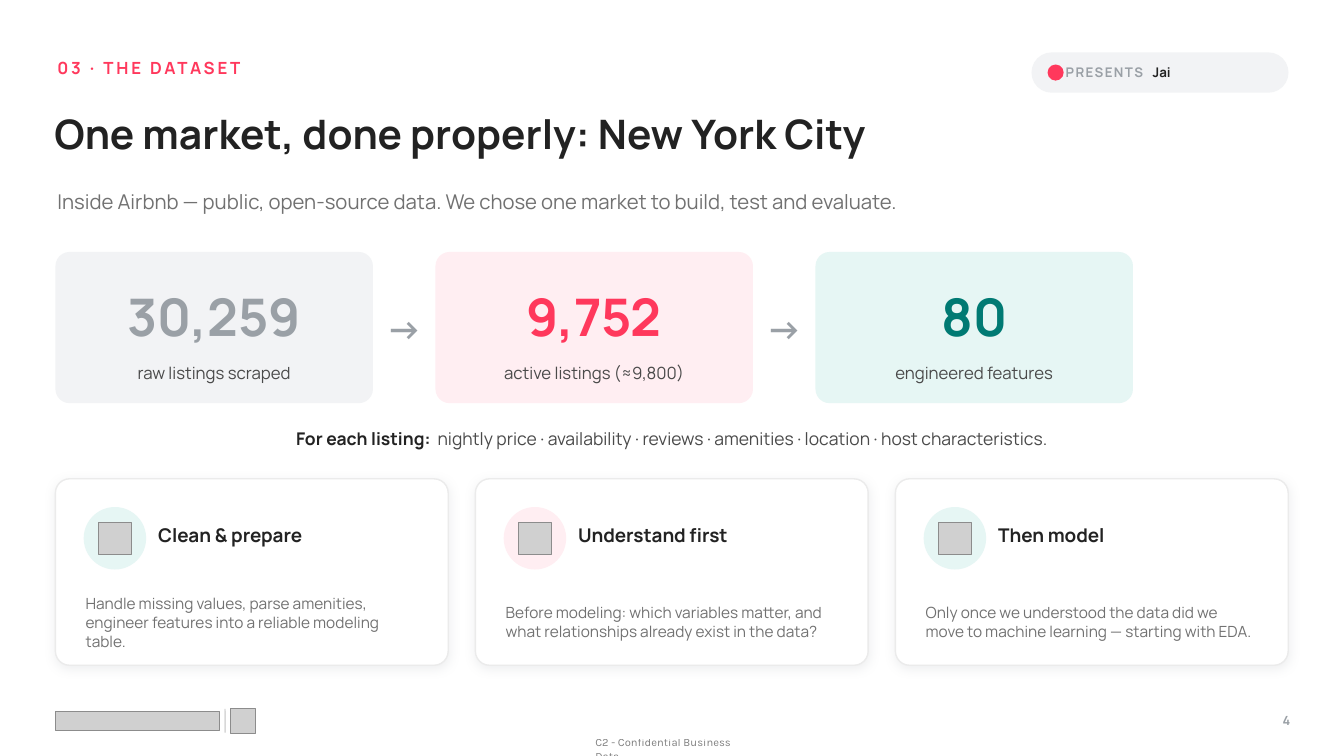
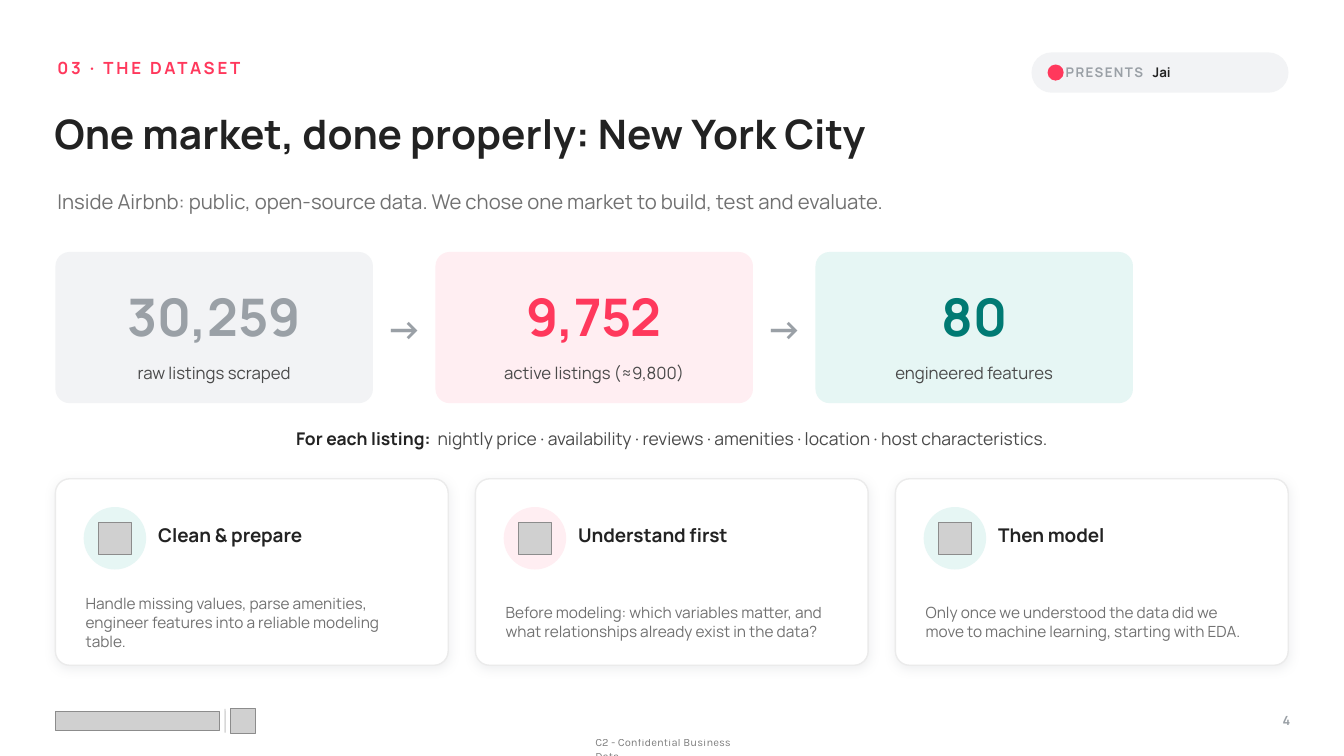
Before and after one commit to mkdn007/Cornell-Airbnb-Capstone, a slide deck: slide 4 of Airbnb Pricing Deck.pptx. Drawn at 1344x756 pixels with LibreOffice and Linux fonts; fonts in the diff are those of the drawing; grey boxes stand for pictures. Boxes give left, top, right and bottom in pixels: in the first picture for what was removed or moved away, otherwise in the second. Text is boxed around its words. In the diff, an @@ line names an element or a change of style, - is before the commit and + after.

```diff
--- a/Airbnb Pricing Deck.pptx
+++ b/Airbnb Pricing Deck.pptx
@@ text at box(57, 194, 883, 214): text changed @@
-Inside Airbnb — public, open-source data. We chose one market to build, test and evaluate.
+Inside Airbnb: public, open-source data. We chose one market to build, test and evaluate.
@@ text at box(926, 606, 1241, 641): text changed @@
-Only once we understood the data did we move to machine learning — starting with EDA.
+Only once we understood the data did we move to machine learning, starting with EDA.
```
Also in this commit, not shown: 16 other slides changed, 1 other file.
